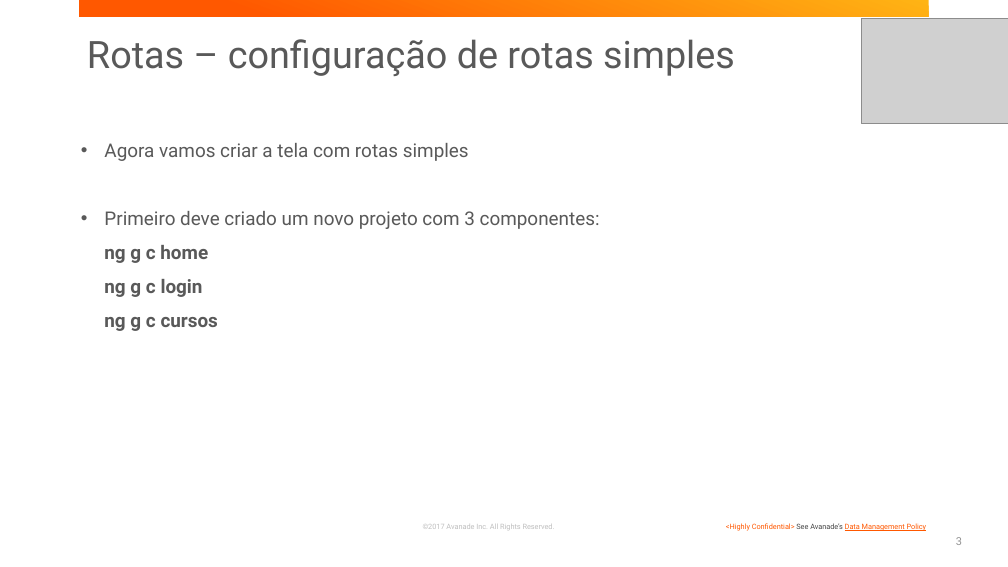
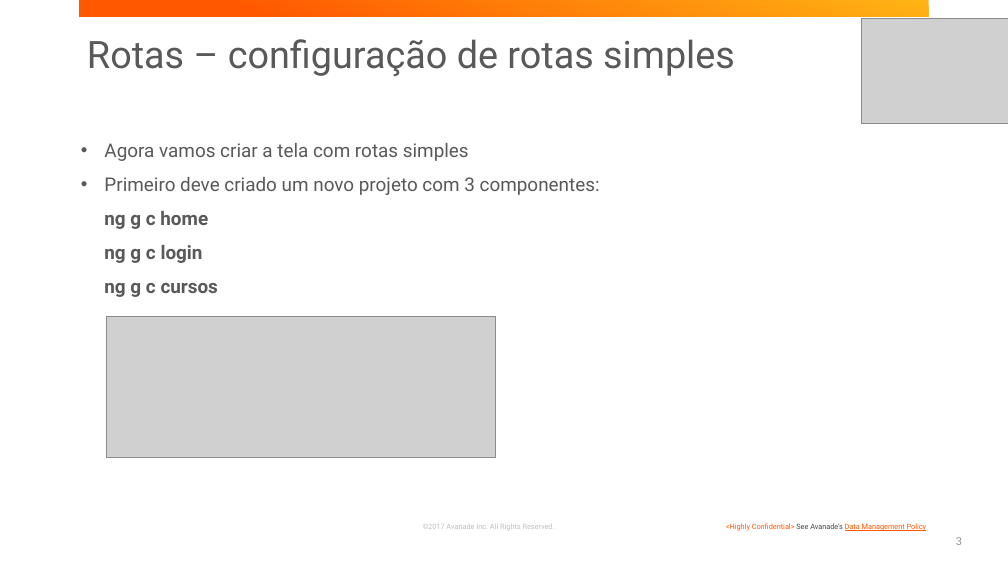
Before and after one commit to BootCampAvanSanAnder/BootCampSantander, a slide deck: slide 3 of presentations/TreinamentoAngular.pptx. Drawn at 1008x567 pixels with LibreOffice and Linux fonts; fonts in the diff are those of the drawing; grey boxes stand for pictures; background and template pictures are left out. Boxes give left, top, right and bottom in pixels: in the first picture for what was removed or moved away, otherwise in the second. Text is boxed around its words. In the diff, an @@ line names an element or a change of style, - is before the commit and + after.

Commit message:
Rotas Filhas - criação de 2 componentes subitem de curso

```diff
--- a/presentations/TreinamentoAngular.pptx
+++ b/presentations/TreinamentoAngular.pptx
@@ text "Agora vamos criar a tela ..." rewrapped from <box>104,143,600,331</box> to <box>104,143,600,297</box> @@
@@ picture added at <box>106,317,496,457</box> @@
```
Also in this commit, not shown: 1 other slide changed, 4 slides added, 1 slide removed, 11 other files.
